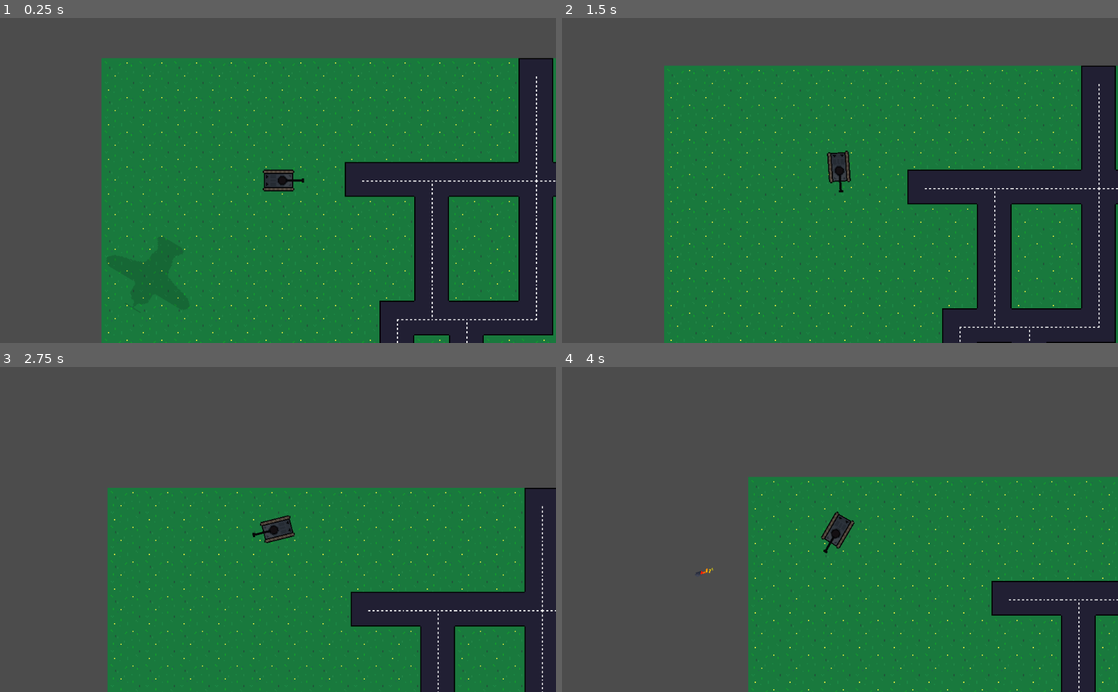
Above: before the commit, frames 1-4 (two rows, left to right).
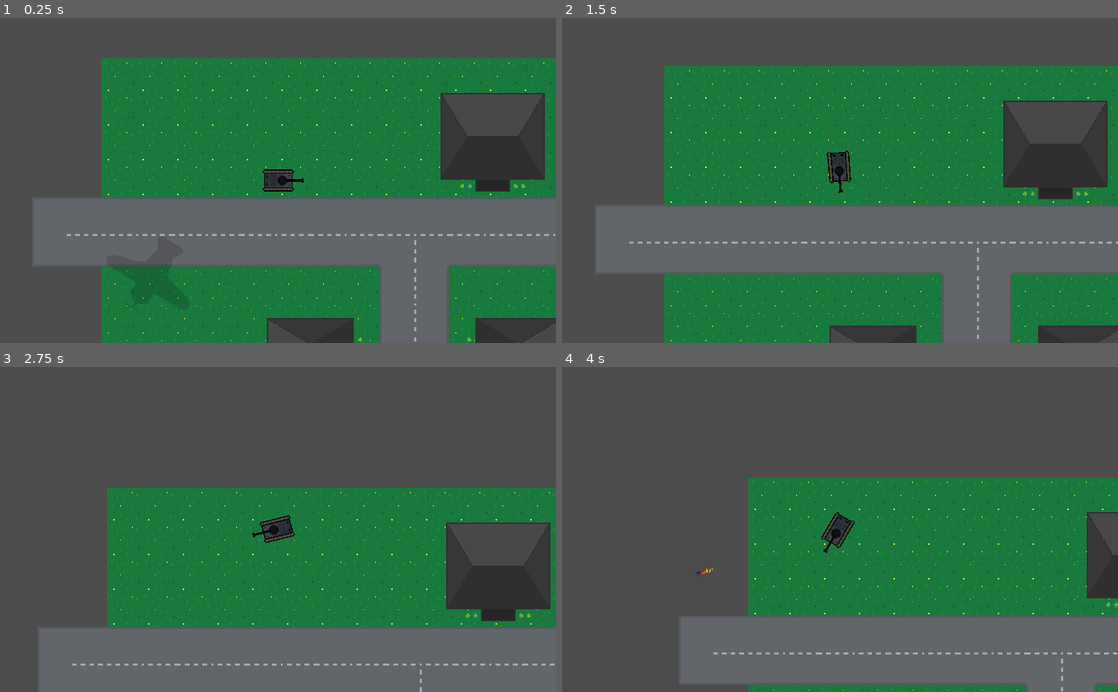
Above: after the commit, the same moments.

Repository: chrom007/godot-tankz
Game: Godot game, scene res://Scenes/World.tscn
Two runs of this game, one before a commit and one after it. Both use one fixed random seed, a clock stepped at 60 frames per second and the inputs below.
Inputs:
- Up to frame 1 (0.25 s): no input
- Up to frame 2 (1.5 s): hold D (body_right) 0.53-1.28 s; tap Space (shoot) at 0.6, 1.35 s; hold S (body_back) from 1.28 s (still down)
- Up to frame 3 (2.75 s): release S (body_back) at 2.03 s; hold D (body_right) from 2.03 s (still down); tap Space (shoot) at 2.1 s
- Up to frame 4 (4 s): release D (body_right) at 2.78 s; hold W (body_forward) 2.78-3.53 s; tap Space (shoot) at 2.85, 3.6 s; hold A (body_left) from 3.53 s (still down)

The runs differ from the first frame. In frame 1, 34% of the frame differs, in the area x 6-100%, y 12-100%; in frame 2, 33%; in frame 3, 26%; in frame 4, 21%.

Commit message:
Add Homes, Explosive, BigRoads

Diff:
--- a/Objects/Bullet.tscn
+++ b/Objects/Bullet.tscn
@@ -23,29 +23,31 @@
 orbit_velocity_random = 0.0
 scale = 1.5
 scale_random = 1.0
-color_ramp = SubResource( 4 )
+color_ramp = SubResource( 2 )
 
-[sub_resource type="RectangleShape2D" id=1]
+[sub_resource type="RectangleShape2D" id=4]
 extents = Vector2( 2, 3 )
 
 [node name="Bullet" type="Area2D"]
+z_index = 2
 script = ExtResource( 2 )
 
 [node name="Particles2D" type="Particles2D" parent="."]
 position = Vector2( -2, 0 )
 amount = 20
 speed_scale = 2.5
-process_material = SubResource( 2 )
+process_material = SubResource( 3 )
 
 [node name="Sprite" type="Sprite" parent="."]
 texture = ExtResource( 1 )
 
 [node name="Collision" type="CollisionShape2D" parent="."]
 rotation = 1.5708
-shape = SubResource( 1 )
+shape = SubResource( 4 )
 
 [node name="Timer" type="Timer" parent="."]
 wait_time = 3.0
 one_shot = true
 autostart = true
+[connection signal="body_entered" from="." to="." method="_on_Bullet_body_entered"]
 [connection signal="timeout" from="Timer" to="." method="_on_Timer_timeout"]
--- /dev/null
+++ b/Objects/Explosive.tscn
@@ -0,0 +1,45 @@
+[gd_scene load_steps=5 format=2]
+
+[ext_resource path="res://Scripts/Explosive.gd" type="Script" id=1]
+
+[sub_resource type="Gradient" id=1]
+offsets = PoolRealArray( 0, 0.133333, 0.325926, 1 )
+colors = PoolColorArray( 0.223633, 0, 0, 1, 1, 0, 0, 1, 1, 0.978516, 0, 1, 1, 1, 1, 0 )
+
+[sub_resource type="GradientTexture" id=2]
+gradient = SubResource( 1 )
+
+[sub_resource type="ParticlesMaterial" id=3]
+emission_shape = 1
+emission_sphere_radius = 1.0
+flag_disable_z = true
+direction = Vector3( 0, 0, 0 )
+spread = 180.0
+gravity = Vector3( 0, 0, 0 )
+initial_velocity = 15.0
+orbit_velocity = 0.0
+orbit_velocity_random = 0.0
+damping = 50.0
+damping_random = 0.7
+angle = 360.0
+angle_random = 1.0
+scale_random = 1.0
+color_ramp = SubResource( 2 )
+
+[node name="Explosive" type="Node2D"]
+z_index = 2
+script = ExtResource( 1 )
+
+[node name="Particles2D" type="Particles2D" parent="."]
+emitting = false
+amount = 50
+lifetime = 2.0
+one_shot = true
+explosiveness = 0.95
+process_material = SubResource( 3 )
+
+[node name="Timer" type="Timer" parent="."]
+wait_time = 2.0
+one_shot = true
+autostart = true
+[connection signal="timeout" from="Timer" to="." method="_on_Timer_timeout"]
--- /dev/null
+++ b/Objects/Home.tscn
@@ -0,0 +1,14 @@
+[gd_scene load_steps=2 format=2]
+
+[ext_resource path="res://Sprites/Home1.png" type="Texture" id=1]
+
+[node name="Home" type="StaticBody2D" groups=[
+"static",
+]]
+z_index = 3
+
+[node name="Sprite" type="Sprite" parent="."]
+texture = ExtResource( 1 )
+
+[node name="Collision" type="CollisionPolygon2D" parent="."]
+polygon = PoolVector2Array( 48, 32, 16, 32, 16, 43, -16, 43, -16, 32, -48, 32, -48, -48, 48, -48 )
--- a/Objects/Tank.tscn
+++ b/Objects/Tank.tscn
@@ -1,12 +1,31 @@
-[gd_scene load_steps=12 format=2]
+[gd_scene load_steps=13 format=2]
 
 [ext_resource path="res://Scripts/Tank.gd" type="Script" id=1]
 [ext_resource path="res://Sprites/Tank1-head.png" type="Texture" id=2]
 [ext_resource path="res://Sprites/Tank1-body-sheet.png" type="Texture" id=3]
 
-[sub_resource type="AtlasTexture" id=1]
-atlas = ExtResource( 3 )
-region = Rect2( 0, 0, 29, 20 )
+[sub_resource type="Animation" id=1]
+resource_name = "shoot"
+tracks/0/type = "bezier"
+tracks/0/path = NodePath("Head:offset:x")
+tracks/0/interp = 1
+tracks/0/loop_wrap = true
+tracks/0/imported = false
+tracks/0/enabled = true
+tracks/0/keys = {
+"points": PoolRealArray( 1, -0.25, 0, 0.25, 0, -1, -0.25, 0, 0.25, 0, 1, -0.25, 0, 0.25, 0 ),
+"times": PoolRealArray( 0, 0.5, 1 )
+}
+tracks/1/type = "bezier"
+tracks/1/path = NodePath("Head:offset:y")
+tracks/1/interp = 1
+tracks/1/loop_wrap = true
+tracks/1/imported = false
+tracks/1/enabled = true
+tracks/1/keys = {
+"points": PoolRealArray( 0, -0.25, 0, 0.25, 0, 0, -0.25, 0, 0.25, 0, 0, -0.25, 0, 0.25, 0 ),
+"times": PoolRealArray( 0, 0.5, 1 )
+}
 
 [sub_resource type="AtlasTexture" id=2]
 atlas = ExtResource( 3 )
@@ -14,47 +33,55 @@
 
 [sub_resource type="AtlasTexture" id=3]
 atlas = ExtResource( 3 )
-region = Rect2( 29, 0, 29, 20 )
+region = Rect2( 0, 0, 29, 20 )
 
 [sub_resource type="AtlasTexture" id=4]
 atlas = ExtResource( 3 )
-region = Rect2( 58, 0, 29, 20 )
+region = Rect2( 29, 0, 29, 20 )
 
 [sub_resource type="AtlasTexture" id=5]
 atlas = ExtResource( 3 )
+region = Rect2( 58, 0, 29, 20 )
+
+[sub_resource type="AtlasTexture" id=6]
+atlas = ExtResource( 3 )
 region = Rect2( 87, 0, 29, 20 )
 
-[sub_resource type="SpriteFrames" id=6]
+[sub_resource type="SpriteFrames" id=7]
 animations = [ {
-"frames": [ SubResource( 1 ) ],
+"frames": [ SubResource( 2 ) ],
 "loop": false,
 "name": "idle",
 "speed": 5.0
 }, {
-"frames": [ SubResource( 2 ), SubResource( 3 ), SubResource( 4 ), SubResource( 5 ) ],
+"frames": [ SubResource( 3 ), SubResource( 4 ), SubResource( 5 ), SubResource( 6 ) ],
 "loop": true,
 "name": "moving",
 "speed": 5.0
 } ]
 
-[sub_resource type="AnimatedTexture" id=7]
+[sub_resource type="AnimatedTexture" id=8]
 
-[sub_resource type="RectangleShape2D" id=8]
+[sub_resource type="RectangleShape2D" id=9]
 extents = Vector2( 14, 10 )
 
 [node name="Tank" type="KinematicBody2D"]
+z_index = 10
 script = ExtResource( 1 )
 
-[node name="Anim" type="AnimatedSprite" parent="."]
+[node name="HeadAnim" type="AnimationPlayer" parent="."]
+anims/shoot = SubResource( 1 )
+
+[node name="BodyAnim" type="AnimatedSprite" parent="."]
 position = Vector2( -14, -10 )
-frames = SubResource( 6 )
+frames = SubResource( 7 )
 animation = "idle"
 speed_scale = 3.0
 centered = false
 
 [node name="Body" type="Sprite" parent="."]
 visible = false
-texture = SubResource( 7 )
+texture = SubResource( 8 )
 
 [node name="Head" type="Sprite" parent="."]
 position = Vector2( 4, 0 )
--- a/Scenes/World.tscn
+++ b/Scenes/World.tscn
@@ -1,27 +1,51 @@
-[gd_scene load_steps=5 format=2]
+[gd_scene load_steps=6 format=2]
 
 [ext_resource path="res://Objects/Tank.tscn" type="PackedScene" id=1]
 [ext_resource path="res://Sprites/Grass1.png" type="Texture" id=2]
 [ext_resource path="res://Objects/Aircraft.tscn" type="PackedScene" id=3]
-[ext_resource path="res://Tiles/Summer.tres" type="TileSet" id=4]
+[ext_resource path="res://Tiles/SummerBig.tres" type="TileSet" id=4]
+[ext_resource path="res://Objects/Home.tscn" type="PackedScene" id=5]
 
 [node name="World" type="Node2D"]
 
-[node name="TextureRect" type="TextureRect" parent="."]
+[node name="Grass" type="TextureRect" parent="."]
 margin_right = 1024.0
 margin_bottom = 600.0
 texture = ExtResource( 2 )
 expand = true
 stretch_mode = 2
 __meta__ = {
+"_edit_lock_": true,
 "_edit_use_anchors_": false
 }
 
-[node name="TileMap" type="TileMap" parent="."]
+[node name="Env" type="Node2D" parent="."]
+z_index = 1
+
+[node name="Roads" type="TileMap" parent="Env"]
 tile_set = ExtResource( 4 )
-cell_size = Vector2( 32, 32 )
 format = 1
-tile_data = PoolIntArray( 12, 0, 3, 65548, 0, 65539, 131084, 0, 65539, 131087, 0, 3, 131092, 0, 65540, 131093, 0, 196609, 131094, 0, 65541, 196615, 0, 196608, 196616, 0, 196609, 196617, 0, 4, 196618, 0, 196609, 196619, 0, 196609, 196620, 0, 65537, 196621, 0, 196609, 196622, 0, 196609, 196623, 0, 196613, 196628, 0, 65539, 196630, 0, 65539, 262153, 0, 65539, 262156, 0, 65539, 262159, 0, 131075, 262164, 0, 131076, 262165, 0, 196609, 262166, 0, 131077, 327689, 0, 65539, 327692, 0, 65539, 327705, 0, 0, 327706, 0, 2, 393225, 0, 65539, 393228, 0, 65539, 393241, 0, 131072, 393242, 0, 196613, 458760, 0, 65540, 458761, 0, 196612, 458762, 0, 4, 458763, 0, 196609, 458764, 0, 131077, 458769, 0, 0, 458770, 0, 65541, 458778, 0, 131075, 524296, 0, 65539, 524298, 0, 65539, 524305, 0, 131076, 524306, 0, 131074, 589832, 0, 131076, 589833, 0, 196609, 589834, 0, 131077, 589850, 0, 65537, 589851, 0, 196609, 5 …(1003 unchanged characters)…
+tile_data = PoolIntArray( 10, 0, 3, 65546, 0, 65539, 196607, 0, 196608, 131072, 0, 196609, 131073, 0, 196609, 131074, 0, 196609, 131075, 0, 196609, 131076, 0, 4, 131077, 0, 196609, 131078, 0, 196609, 131079, 0, 4, 131080, 0, 196609, 131081, 0, 196609, 131082, 0, 196612, 131083, 0, 196609, 131084, 0, 196609, 131085, 0, 196609, 131086, 0, 65541, 196612, 0, 65539, 196615, 0, 65539, 196622, 0, 65539, 262148, 0, 65539, 262151, 0, 65539, 262158, 0, 65539, 327684, 0, 65539, 327687, 0, 65539, 327694, 0, 65539, 327705, 0, 0, 327706, 0, 2, 393220, 0, 131076, 393221, 0, 196609, 393222, 0, 196609, 393223, 0, 196612, 393224, 0, 196609, 393225, 0, 196609, 393226, 0, 196609, 393227, 0, 196609, 393228, 0, 196609, 393229, 0, 196609, 393230, 0, 131077, 393241, 0, 131072, 393242, 0, 196613, 458778, 0, 131075, 589850, 0, 65537, 589851, 0, 196609, 5 …(1003 unchanged characters)…
+
+[node name="Home" parent="Env" instance=ExtResource( 5 )]
+position = Vector2( 360, 80 )
+
+[node name="Home4" parent="Env" instance=ExtResource( 5 )]
+position = Vector2( 584, 80 )
+
+[node name="Home5" parent="Env" instance=ExtResource( 5 )]
+position = Vector2( 472, 80 )
+
+[node name="Home2" parent="Env" instance=ExtResource( 5 )]
+position = Vector2( 376, 288 )
+rotation = 1.5708
+
+[node name="Home6" parent="Env" instance=ExtResource( 5 )]
+position = Vector2( 200, 288 )
+rotation = 4.71239
+
+[node name="Home3" parent="Env" instance=ExtResource( 5 )]
+position = Vector2( 576, 328 )
 
 [node name="Tank" parent="." instance=ExtResource( 1 )]
 position = Vector2( 162.402, 112.775 )
--- a/Scripts/Bullet.gd
+++ b/Scripts/Bullet.gd
@@ -9,14 +9,27 @@
 	rotation = _direction;
 	velocity = Vector2(1, 0).rotated(_direction).normalized();
 	$Particles2D.speed_scale = 7.5;
+	yield(get_tree().create_timer(0.1), "timeout");
+	$Particles2D.speed_scale = 2.5;
 
 func _ready():
-	yield(get_tree().create_timer(0.1), "timeout");
-	$Particles2D.speed_scale = 2.5;
+	pass
 
 func _physics_process(delta):
 	position += velocity * delta * SPEED;
 
+func destroy():
+	var Explosive = preload("res://Objects/Explosive.tscn");
+	var explosive = Explosive.instance();
+	explosive.start(position, 4);
+	get_tree().get_root().add_child(explosive);
+	queue_free();
+
 
 func _on_Timer_timeout():
-	queue_free();
+	destroy();
+
+
+func _on_Bullet_body_entered(body : Node2D):
+	if (body.is_in_group("static")):
+		destroy();
--- /dev/null
+++ b/Scripts/Explosive.gd
@@ -0,0 +1,10 @@
+extends Node2D
+
+func start(_position, _scale):
+	position = _position;
+	$Particles2D.scale = Vector2(_scale, _scale);
+	$Particles2D.one_shot = true;
+	$Particles2D.emitting = true;
+
+func _on_Timer_timeout():
+	queue_free();
--- a/Scripts/Tank.gd
+++ b/Scripts/Tank.gd
@@ -13,7 +13,7 @@
 var tilemap : TileMap = null;
 
 func _ready():
-	tilemap = get_parent().get_node("TileMap");
+	tilemap = get_parent().get_node("Env/Roads");
 
 func _process(delta):
 	moving(delta);
@@ -26,11 +26,12 @@
 		var bullet = Bullet.instance();
 		var position = $Head/Muzzle.global_position;
 		var direction = $Head.global_rotation;
+		get_tree().get_root().add_child(bullet);
 		bullet.create(position, direction);
-		get_tree().get_root().add_child(bullet);
 
 		shoot_ready = false;
 		$ShootTimer.start(SHOT_DELAY);
+		$HeadAnim.play("shoot", -1, 7);
 
 func moving(delta):
 	velocity = Vector2.ZERO;
@@ -53,11 +54,11 @@
 	if (Input.is_action_pressed("head_right")):
 		$Head.rotate(HEAD_SPEED * delta);
 
-	if (velocity.x == 0 && $Anim.animation != "idle"):
-		$Anim.play("idle");
+	if (velocity.x == 0 && $BodyAnim.animation != "idle"):
+		$BodyAnim.play("idle");
 
-	if (velocity.x != 0 && $Anim.animation != "moving"):
-		$Anim.play("moving");
+	if (velocity.x != 0 && $BodyAnim.animation != "moving"):
+		$BodyAnim.play("moving");
 
 	#velocity.rotated()
 	velocity = (velocity * MOVE_SPEED * delta * 1000 * BOOST).rotated(rotation);
--- /dev/null
+++ b/Tiles/SummerBig.tres
@@ -0,0 +1,24 @@
+[gd_resource type="TileSet" load_steps=2 format=2]
+
+[ext_resource path="res://Tiles/RoadsBig1.png" type="Texture" id=1]
+
+[resource]
+0/name = "RoadsBig1.png 0"
+0/texture = ExtResource( 1 )
+0/tex_offset = Vector2( 0, 0 )
+0/modulate = Color( 1, 1, 1, 1 )
+0/region = Rect2( 0, 0, 384, 256 )
+0/tile_mode = 1
+0/autotile/bitmask_mode = 1
+0/autotile/bitmask_flags = [ Vector2( 0, 0 ), 432, Vector2( 0, 1 ), 438, Vector2( 0, 2 ), 54, Vector2( 0, 3 ), 48, Vector2( 1, 0 ), 504, Vector2( 1, 1 ), 511, Vector2( 1, 2 ), 63, Vector2( 1, 3 ), 56, Vector2( 2, 0 ), 216, Vector2( 2, 1 ), 219, Vector2( 2, 2 ), 27, Vector2( 2, 3 ), 24, Vector2( 3, 0 ), 144, Vector2( 3, 1 ), 146, Vector2( 3, 2 ), 18, Vector2( 3, 3 ), 16, Vector2( 4, 0 ), 184, Vector2( 4, 1 ), 176, Vector2( 4, 2 ), 50, Vector2( 4, 3 ), 58, Vector2( 5, 0 ), 178, Vector2( 5, 1 ), 152, Vector2( 5, 2 ), 26, Vector2( 5, 3 ), 154 ]
+0/autotile/icon_coordinate = Vector2( 1, 1 )
+0/autotile/tile_size = Vector2( 64, 64 )
+0/autotile/spacing = 0
+0/autotile/occluder_map = [  ]
+0/autotile/navpoly_map = [  ]
+0/autotile/priority_map = [  ]
+0/autotile/z_index_map = [  ]
+0/occluder_offset = Vector2( 0, 0 )
+0/navigation_offset = Vector2( 0, 0 )
+0/shapes = [  ]
+0/z_index = 0
--- a/project.godot
+++ b/project.godot
@@ -18,6 +18,11 @@
 config/name="TankZ"
 run/main_scene="res://Scenes/World.tscn"
 config/icon="res://icon.png"
+
+[display]
+
+window/stretch/mode="2d"
+window/stretch/aspect="keep"
 
 [importer_defaults]
 
Not shown: 1 places in Objects/Bullet.tscn that only renumber resources
Not shown: 1 places in Objects/Tank.tscn that only renumber resources
Binary file added: Sprites/Home1.png
Binary file changed: Tiles/Roads1.png
Binary file added: Tiles/RoadsBig1.png
